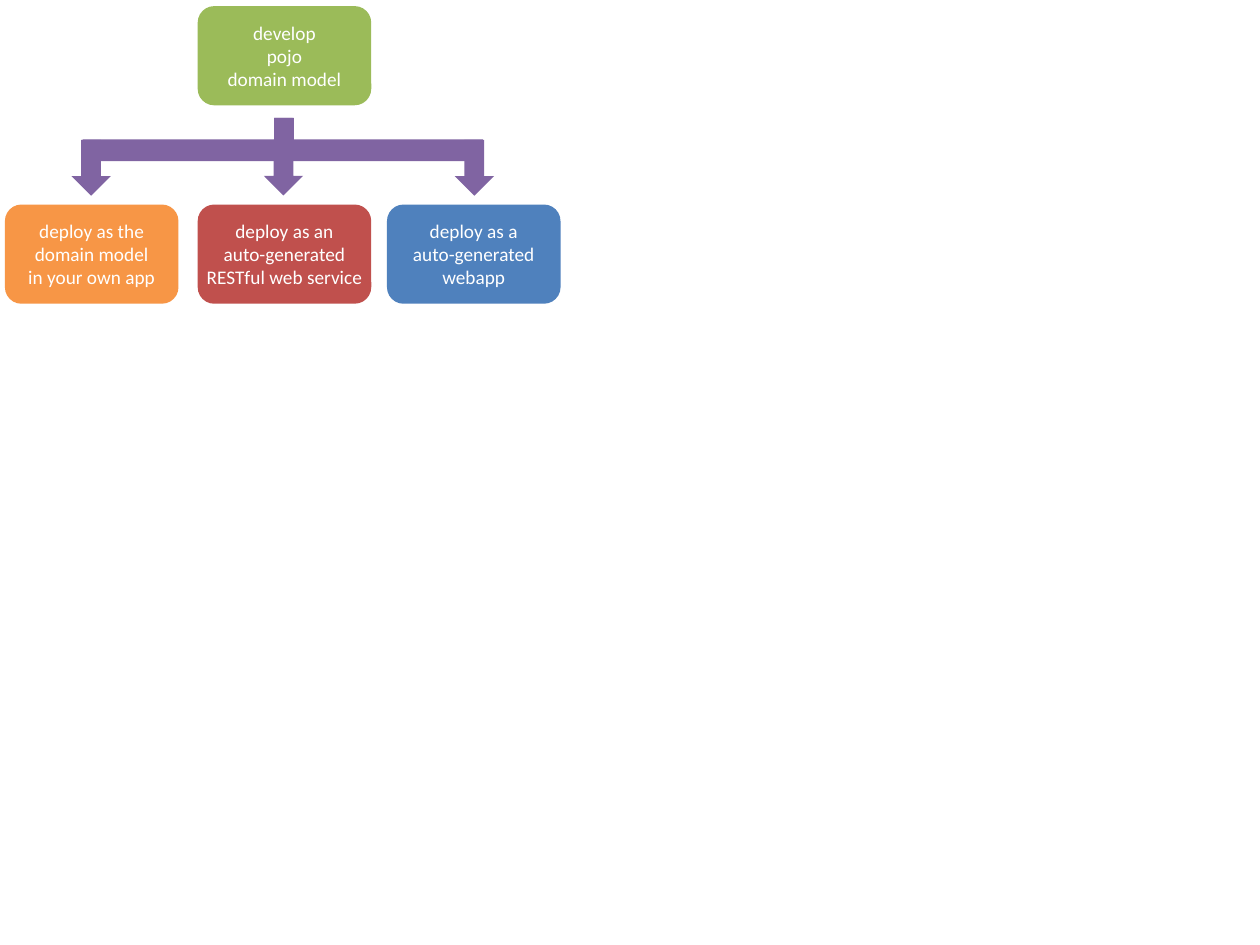
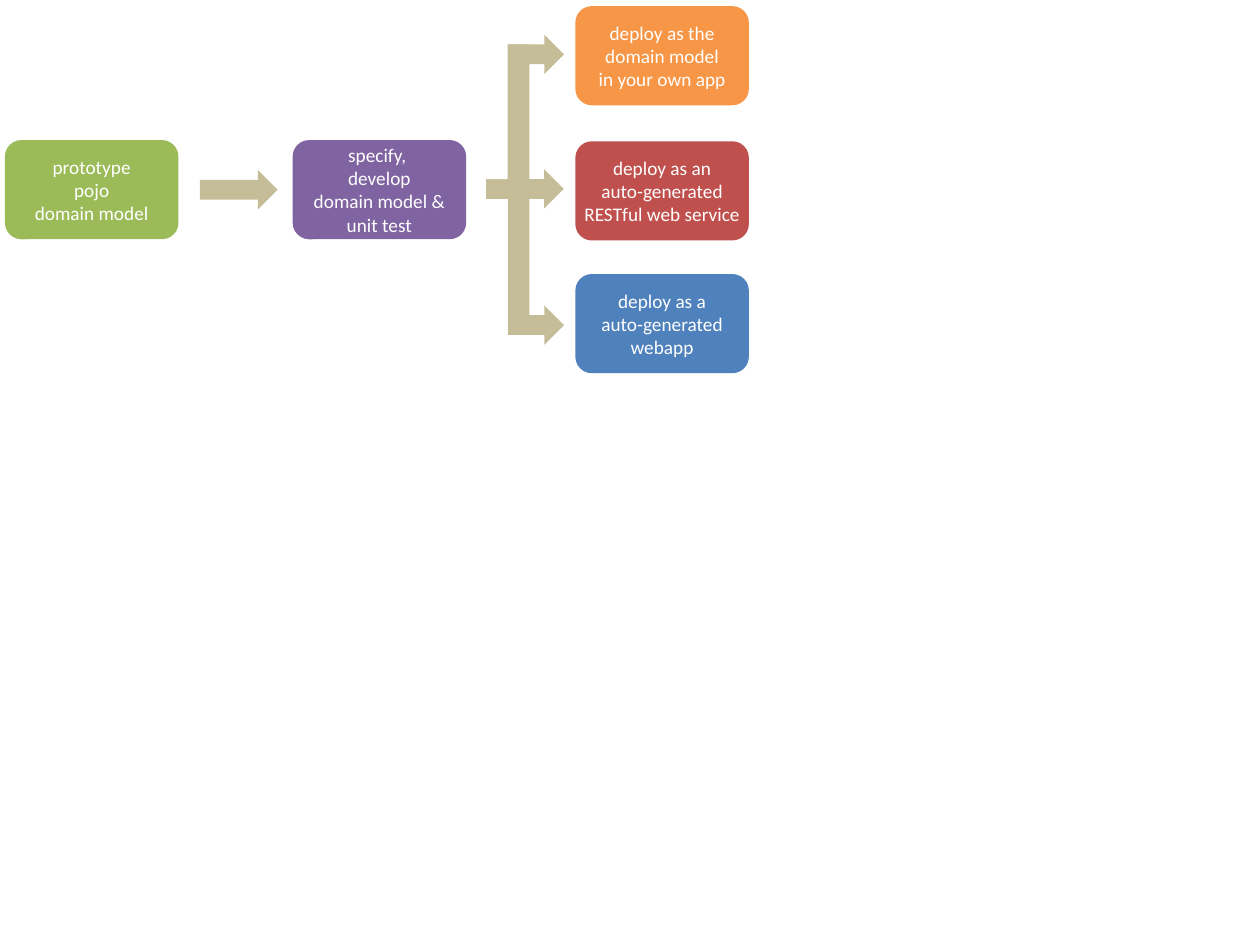
Before and after one commit to apache/causeway, a slide deck: slide 1 of src/site/resources/images/homepage/IsisUseCases.pptx. Drawn at 1260x945 pixels with LibreOffice and Linux fonts; fonts in the diff are those of the drawing. Boxes give left, top, right and bottom in pixels: in the first picture for what was removed or moved away, otherwise in the second. Text is boxed around its words. In the diff, an @@ line names an element or a change of style, - is before the commit and + after.

```diff
--- a/src/site/resources/images/homepage/IsisUseCases.pptx
+++ b/src/site/resources/images/homepage/IsisUseCases.pptx
@@ rounded rectangle "deploy as the domain model ...": place and size @@
-rounded rectangle "deploy as the domain model ..." at (5,204,179,304)
+rounded rectangle "deploy as the domain model ..." at (576,6,750,106)
@@ fill #8064A2 to #C4BD97; rotation 0 to 270 degrees in 4 elements at (508,35,564,74), (508,169,564,209), (508,306,564,345), (486,44,529,198) @@
@@ corner removed at (83,117,294,160) @@
@@ rounded rectangle "prototype pojo domain model": place and size @@
-rounded rectangle "prototype pojo domain model" at (198,6,372,106)
+rounded rectangle "prototype pojo domain model" at (5,140,179,239)
@@ rounded rectangle added at (292,140,466,239), fill #8064A2, 11 pt, text #FFFFFF @@
+specify,
+develop
+domain model &
+unit test
@@ rounded rectangle "deploy as an auto-generated RESTful ...": place and size @@
-rounded rectangle "deploy as an auto-generated RESTful ..." at (198,204,372,304)
+rounded rectangle "deploy as an auto-generated RESTful ..." at (576,141,750,241)
@@ text in rounded rectangle at (35,162,149,220): text changed @@
-develop
-pojo
-domain model
+prototype
+pojo
+domain model
@@ down arrow added at (200,171,278,210), fill #C4BD97 @@
@@ corner added at (486,180,529,335), fill #C4BD97 @@
@@ rounded rectangle "deploy as a": place and size @@
-rounded rectangle "deploy as a" at (387,204,561,304)
+rounded rectangle "deploy as a" at (576,275,750,374)
```
Also in this commit, not shown: 9 other files.
